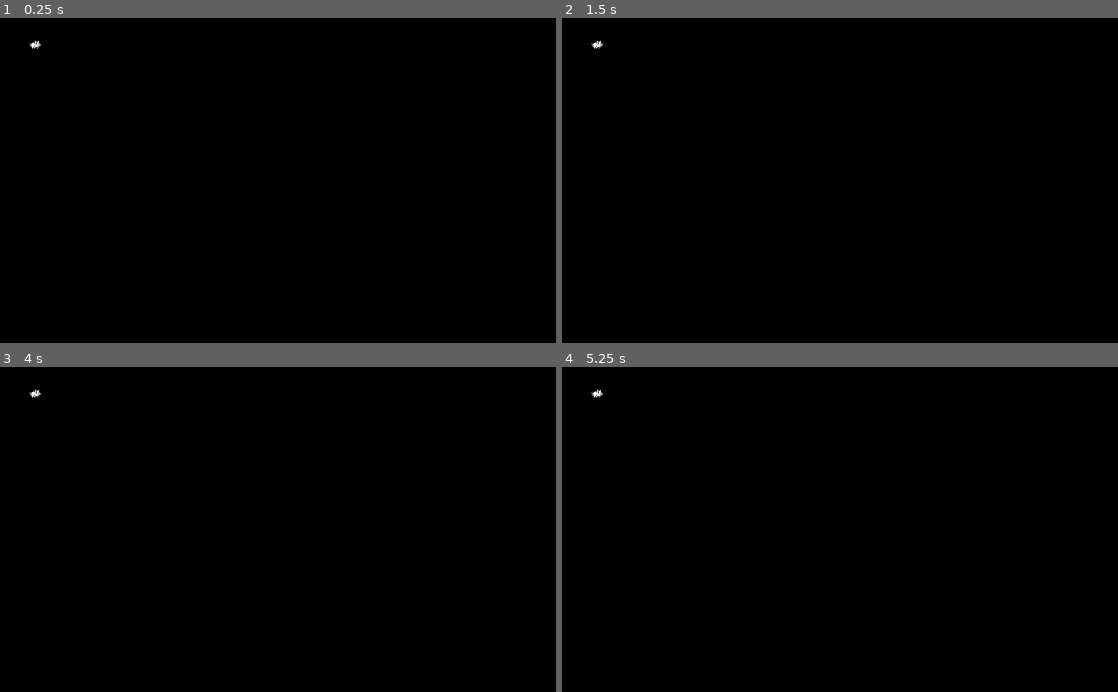
Above: before the commit, frames 1-4 (two rows, left to right).
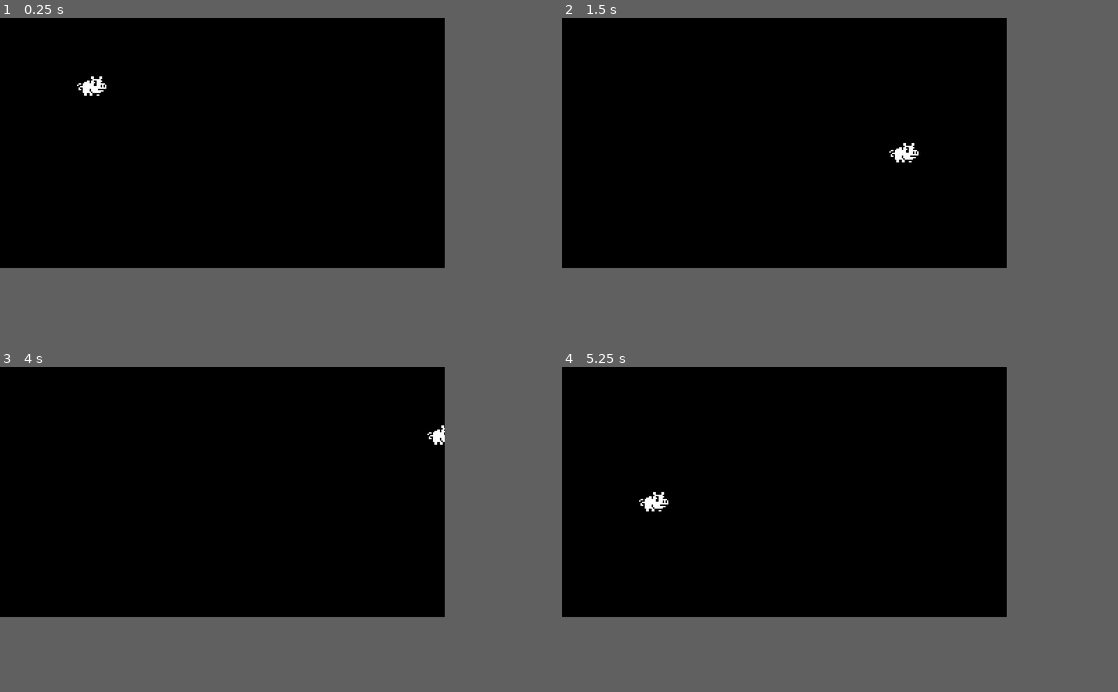
Above: after the commit, the same moments.

Repository: Jiranathanan/Piggy
Game: Godot game, scene res://World.tscn
Same seed, same stepped clock (60 frames per second), same inputs: the game is played once before the commit and once after it.
Inputs:
- Up to frame 1 (0.25 s): no input
- Up to frame 2 (1.5 s): tap Enter at 0.5 s; hold Right (ui_right) 0.53-1.28 s; hold Down (ui_down) from 1.28 s (still down)
- Up to frame 3 (4 s): release Down (ui_down) at 2.03 s; hold Right (ui_right) 2.03-2.78 s; tap Space at 2.75 s; hold Up (ui_up) 2.78-3.53 s; tap Enter at 3.5 s; hold Left (ui_left) from 3.53 s (still down)
- Up to frame 4 (5.25 s): release Left (ui_left) at 5.03 s; hold Down (ui_down) from 5.03 s (still down)
In our replay, the window is 800x468 before the commit and 640x360 after it. These sizes can differ from the game's own. Grey fills any space a smaller window leaves; there, only what the larger window draws over its background counts as a difference.

The runs differ from the first frame. In frame 1, 0.2% of the frame differs, in the area x 5-20%, y 6-24%; in frame 2, 0.2%; in frame 3, 0.1%; in frame 4, 0.2%.

Commit message:
Add control script

Diff:
--- /dev/null
+++ b/Pig.gd
@@ -0,0 +1,18 @@
+extends Area2D
+
+const SPEED = 4
+
+
+func _process(delta):
+	if Input.is_action_pressed("ui_right"):
+		move(SPEED, 0)
+	if Input.is_action_pressed("ui_left"):
+		move(-SPEED, 0)
+	if Input.is_action_pressed("ui_up"):
+		move(0, -SPEED)
+	if Input.is_action_pressed("ui_down"):
+		move(0, SPEED)
+
+func move(xspeed, yspeed):
+	position.x += xspeed
+	position.y += yspeed
--- a/World.tscn
+++ b/World.tscn
@@ -1,6 +1,7 @@
-[gd_scene load_steps=3 format=2]
+[gd_scene load_steps=4 format=2]
 
 [ext_resource path="res://Pig.png" type="Texture" id=1]
+[ext_resource path="res://Pig.gd" type="Script" id=2]
 
 [sub_resource type="CapsuleShape2D" id=1]
 radius = 6.0
@@ -18,7 +19,8 @@
 }
 
 [node name="Pig" type="Area2D" parent="."]
-position = Vector2( 65.4716, 50.1145 )
+position = Vector2( 66.4716, 50.1145 )
+script = ExtResource( 2 )
 __meta__ = {
 "_edit_group_": true
 }
--- a/project.godot
+++ b/project.godot
@@ -18,6 +18,14 @@
 config/name="Piggy"
 run/main_scene="res://World.tscn"
 config/icon="res://icon.png"
+
+[display]
+
+window/size/width=320
+window/size/height=180
+window/size/test_width=1280
+window/size/test_height=720
+window/stretch/mode="2d"
 
 [importer_defaults]
 
